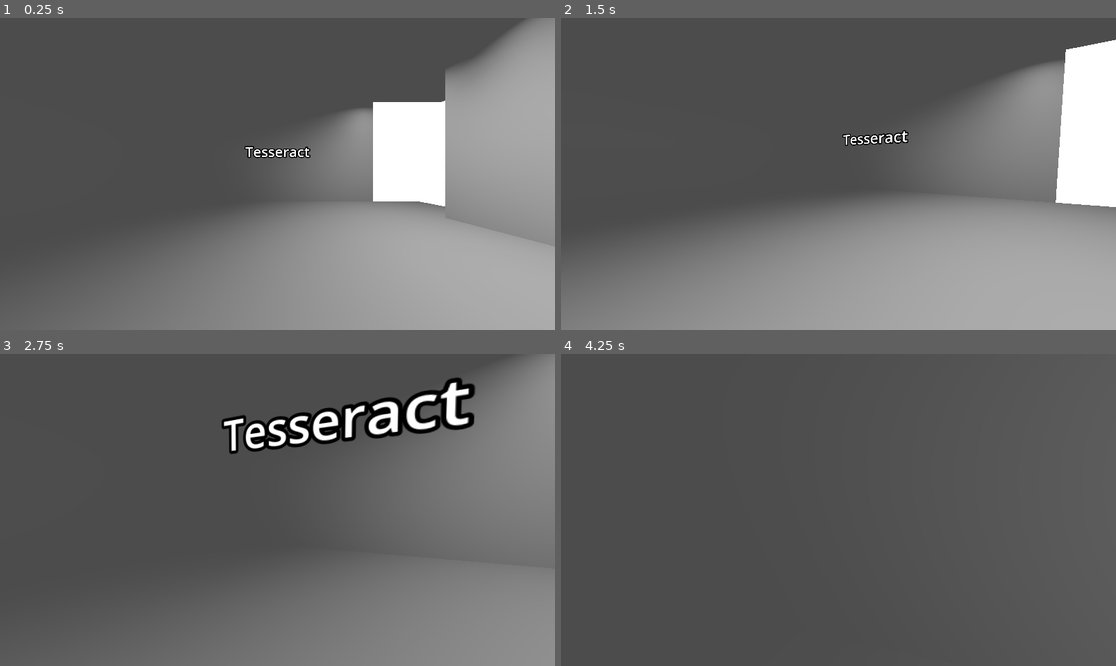
Above: before the commit, frames 1-4 (two rows, left to right).
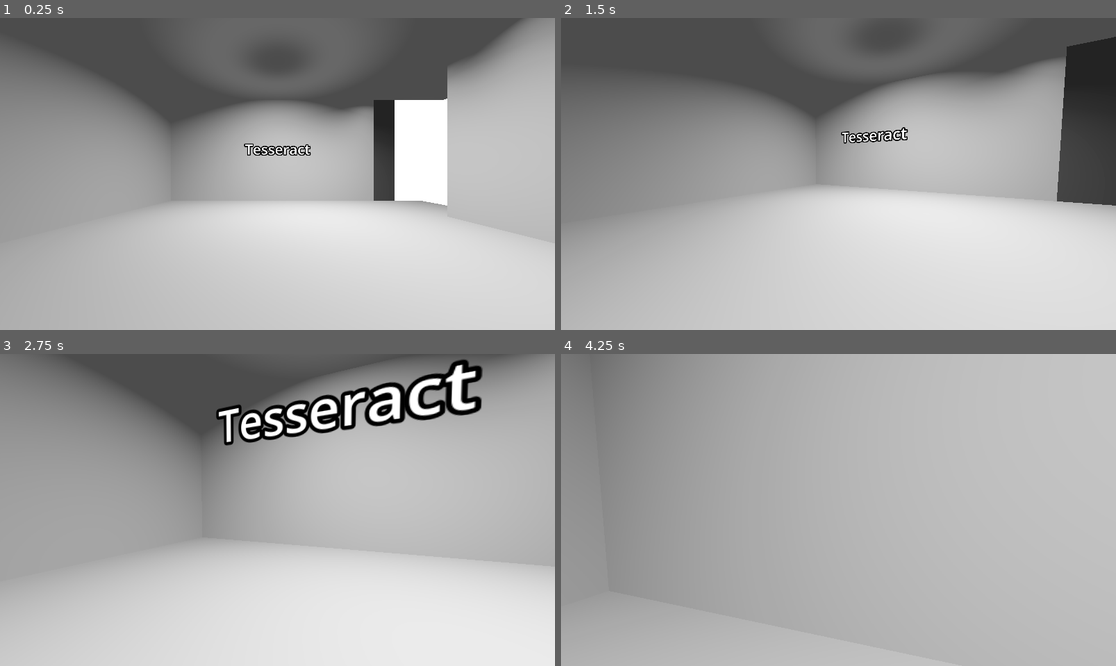
Above: after the commit, the same moments.

Repository: Simplexeon/visual-world
Game: Godot game, scene res://main.tscn
The game is run twice, just before and just after one commit, with the same random seed, the same clock (stepped at 60 frames per second) and the same inputs. The engine's default icon, where the game draws it, is replaced by a stand-in: a white triangle on a blue panel in a dark square.
Inputs (mouse positions are in pixels of both pictures, inside the frame that each line leads up to):
- Up to frame 1 (0.25 s): no input
- Up to frame 2 (1.5 s): tap Enter at 0.5 s; move the mouse to (960, 158) at 0.52 s; hold D (right) 0.53-1.28 s; hold Z (toggle_vision) 0.53-1.28 s; click (960, 158) at 0.67 s; move the mouse to (810, 174) at 1.27 s; hold W (forward) from 1.28 s (still down); tap Z (toggle_vision) at 1.35 s
- Up to frame 3 (2.75 s): keep holding W (forward); move the mouse to (288, 503) at 2.02 s; hold Z (toggle_vision) from 2.03 s (still down)
- Up to frame 4 (4.25 s): keep holding W (forward); move the mouse to (832, 516) at 2.77 s; release Z (toggle_vision) at 2.78 s; tap Z (toggle_vision) at 2.85 s; click (832, 516) at 2.92 s; move the mouse to (877, 513) at 3.52 s; hold Z (toggle_vision) from 3.53 s (still down)

The runs differ from the first frame. In frame 1, 73% of the frame differs, in the area x 0-100%, y 0-100%; in frame 2, 79%; in frame 3, 89%; in frame 4, 100%.

Commit message:
Added some bounds so tesseract can be viewed alone

Diff:
--- a/pieces/flow/flow.tscn
+++ b/pieces/flow/flow.tscn
@@ -1,7 +1,8 @@
-[gd_scene load_steps=5 format=3 uid="uid://b81ksftj562xg"]
+[gd_scene load_steps=7 format=3 uid="uid://b81ksftj562xg"]
 
 [ext_resource type="Script" uid="uid://b4g7uh3l385e1" path="res://pieces/flow/flow.gd" id="1_kxc77"]
 [ext_resource type="PackedScene" uid="uid://55rrjroalyi" path="res://pieces/flow/shader_field_object.tscn" id="2_n7l0a"]
+[ext_resource type="PackedScene" uid="uid://bdu5f60gamh0i" path="res://nodes/player/player.tscn" id="3_t5tmf"]
 
 [sub_resource type="FastNoiseLite" id="FastNoiseLite_v6lr6"]
 noise_type = 3
@@ -18,6 +19,9 @@
 seamless_blend_skirt = 0.163
 noise = SubResource("FastNoiseLite_v6lr6")
 
+[sub_resource type="Environment" id="Environment_t5tmf"]
+glow_enabled = true
+
 [node name="Flow" type="Node3D"]
 script = ExtResource("1_kxc77")
 FieldBounds = Vector3(5, 5, 5)
@@ -27,3 +31,29 @@
 MaxPlayerRange = 7.0
 
 [node name="Generation" type="Node3D" parent="."]
+
+[node name="Player" parent="." instance=ExtResource("3_t5tmf")]
+transform = Transform3D(1, 0, 0, 0, 1, 0, 0, 0, 1, 0, 0, 11.422)
+
+[node name="WorldEnvironment" type="WorldEnvironment" parent="."]
+environment = SubResource("Environment_t5tmf")
+
+[node name="Walls" type="Node3D" parent="."]
+
+[node name="CSGBox3D" type="CSGBox3D" parent="Walls"]
+transform = Transform3D(1, 0, 0, 0, 1, 0, 0, 0, 1, -0.579407, -4.54894, 2.24707)
+size = Vector3(22.8705, 1, 37.4746)
+
+[node name="CSGBox3D2" type="CSGBox3D" parent="Walls"]
+transform = Transform3D(1, 0, 0, 0, 1, 0, 0, 0, 1, -0.579407, 1.69572, -9.92377)
+size = Vector3(22.8705, 13.4893, 3.19128)
+
+[node name="CSGBox3D3" type="CSGBox3D" parent="Walls"]
+transform = Transform3D(1, 0, 0, 0, 1, 0, 0, 0, 1, -0.579407, 7.81267, 4.34148)
+size = Vector3(22.8705, 1.2554, 31.7218)
+
+[node name="SpotLight3D" type="SpotLight3D" parent="Walls"]
+transform = Transform3D(1, 0, 0, 0, -4.37114e-08, 1, 0, -1, -4.37114e-08, 0, 7.36059, 0)
+light_energy = 7.17
+spot_range = 52.8162
+spot_angle = 67.0206
